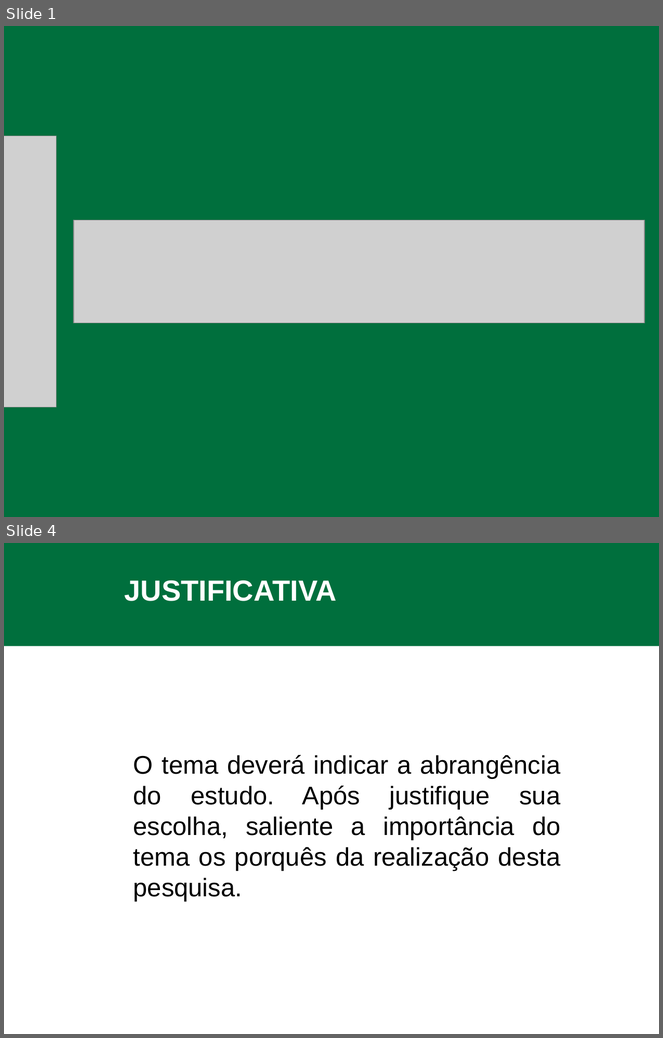
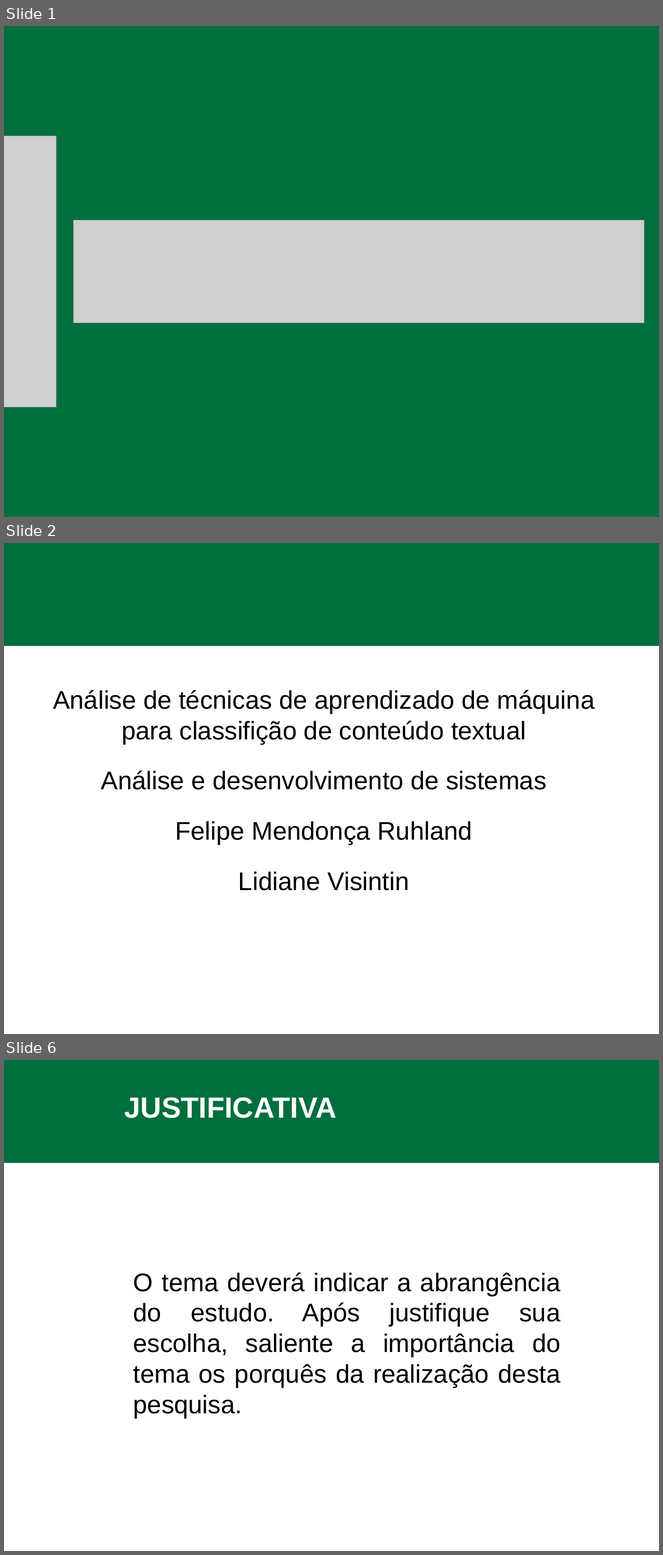
Before and after one commit to feliperuhland/tcc, a slide deck: apresentacao_preprojeto.pptx. Shown one above the other, each under a label of ours: slides 1 and 4 before the commit, slides 1, 2 and 6 after it; the slides between them are not shown. The pictures are 663x1038 and 663x1555 pixels, drawn with LibreOffice and Linux fonts; fonts in the diff are those of the drawing; grey boxes stand for pictures; background and template pictures are left out. Boxes give left, top, right and bottom in pixels: in the first picture for what was removed or moved away, otherwise in the second. Text is boxed around its words. In the diff, an @@ line names an element or a change of style, - is before the commit and + after.

```diff
--- a/apresentacao_preprojeto.pptx
+++ b/apresentacao_preprojeto.pptx
@@ slide 2 added at [4,543,659,1034], background #FFFFFF; not listed: 1 template element that a slide beside it also shows @@
@@ text added at [53,690,595,891], 28 pt, text #000000 @@
+Análise de técnicas de aprendizado de máquina para classifição de conteúdo textual
+Análise e desenvolvimento de sistemas
+Felipe Mendonça Ruhland
+Lidiane Visintin
@@ what was slide 4 is now slide 6 @@
```
Also in this commit, not shown: 2 slides changed, 3 other slides added, 2 slides removed.
